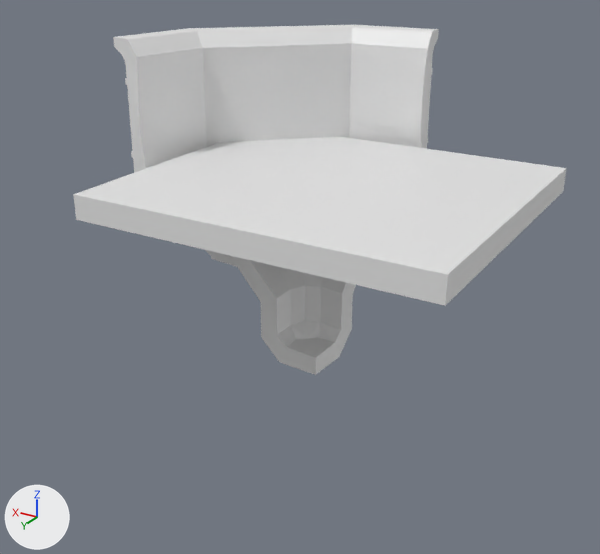
Before and after pictures for a commit that changed the OBJ model Content/_DefaultMaps/Hotel/MESH/SM_HOTEL_balcons.obj.
Both versions are drawn from a camera (50 mm lens) standing at (-360.0, 629.0, 236.0) and looking at (-11.0, 47.0, -55.0). Arrows for +X, +Y and +Z are at lower left; the lights stay in place. Where no turn or scale is listed for an object, it has been applied to the vertices.

The first picture shows 'SM_HOTEL_balcons'.
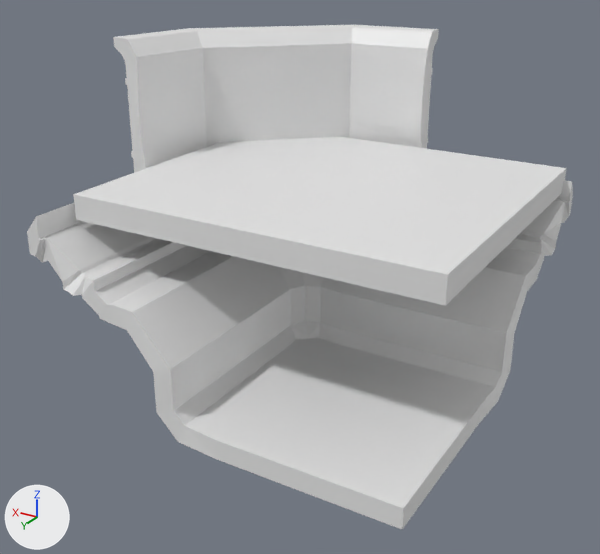
Commit message: HOTEL 22/05/2025 12:18

What the commit changed:
me_sm_hotel_balcons is used by ob_sm_hotel_balcons; location (0.0, 0.0, 0.0).
me_sm_hotel_balcons had 362 vertices, 357 faces and spanned x -191.0..191.0, y -166.0..166.0, z -139.0..139.0.
me_sm_hotel_balcons now has 437 vertices, 431 faces and spans x -199.0..191.0, y -166.0..212.0, z -139.0..139.0.
Part 1, on me_sm_hotel_balcons:
34 faces are deleted.
28 new vertices lie (0.0, 148.0, 0.0) away from vertices in x -37.0..157.0, y 43.0..64.0, z -138.0..21.0.
20 new vertices lie (-152.0, 0.0, 0.0) away from vertices in x -45.0..-31.0, y -131.0..31.0, z -121.0..3.0.
19 new vertices lie (-153.0, 0.0, 0.0) away from vertices in x -46.0..-37.0, y -123.0..212.0, z -138.0..21.0.
8 new vertices lie (0.0, 149.0, 0.0) away from vertices in x -5.0..137.0, y 43.0..60.0, z -121.0..1.0.
108 new faces join them.

Changed parts and their boxes (x1, y1, x2, y2) in the pictures (600 x 554 px):
'SM_HOTEL_balcons', reshaped (11% wider, 44% taller)
    before: (73, 25, 566, 375)
    after: (27, 25, 573, 529)
part 1 of me_sm_hotel_balcons, built on
    before: (205, 250, 356, 375)
    after: (27, 180, 573, 529)
